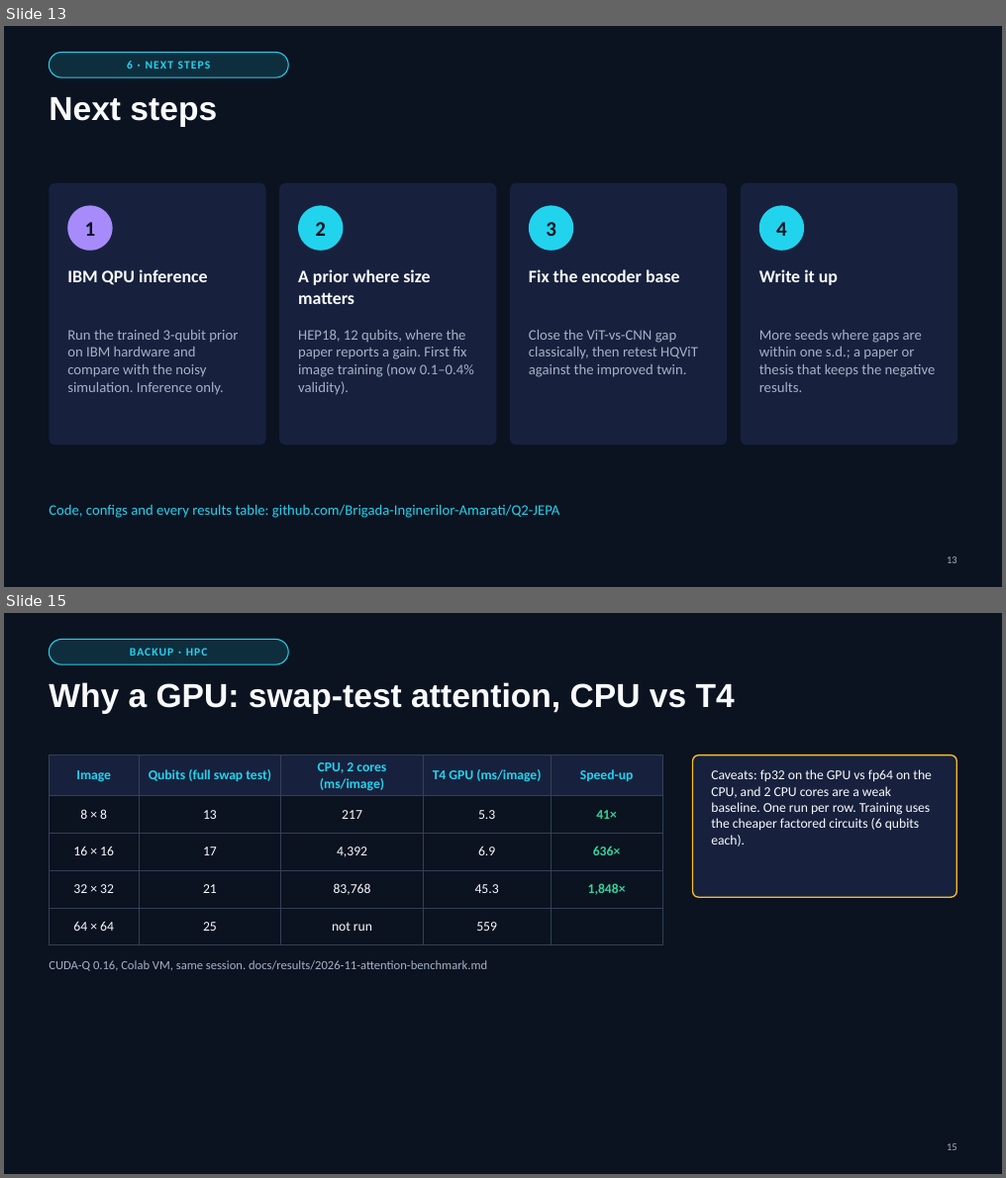
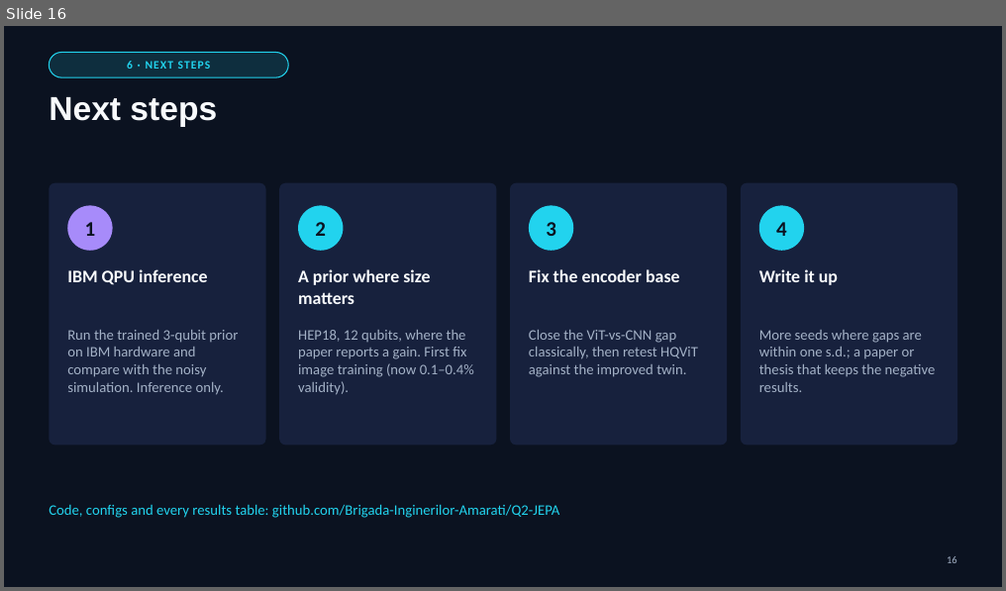
Before and after one commit to Brigada-Inginerilor-Amarati/Q2-JEPA, a slide deck: presentation/Q2-JEPA-demo-day.pptx. Shown one above the other, each under a label of ours: slides 13 and 15 before the commit, slide 16 after it; the slides between them are not shown. The pictures are 1006x1178 and 1006x591 pixels, drawn with LibreOffice and Linux fonts; fonts in the diff are those of the drawing. Boxes give left, top, right and bottom in pixels: in the first picture for what was removed or moved away, otherwise in the second. Text is boxed around its words. In the diff, an @@ line names an element or a change of style, - is before the commit and + after.

```diff
--- a/presentation/Q2-JEPA-demo-day.pptx
+++ b/presentation/Q2-JEPA-demo-day.pptx
@@ slide 15 removed at (4, 613, 1002, 1174), background #0B1220 @@
@@ rounded rectangle removed at (49, 639, 288, 664) @@
@@ text removed at (130, 648, 208, 656) @@
-BACKUP · HPC
@@ title removed at (49, 682, 735, 714) @@
-Why a GPU: swap-test attention, CPU vs T4
@@ table removed at (49, 756, 662, 935), 5 rows, 5 columns @@
-Image | Qubits (full swap test) | CPU, 2 cores (ms/image) | T4 GPU (ms/image) | Speed-up
-8 × 8 | 13 | 217 | 5.3 | 41×
-16 × 16 | 17 | 4,392 | 6.9 | 636×
-32 × 32 | 21 | 83,768 | 45.3 | 1,848×
-64 × 64 | 25 | not run | 559 | 
@@ rounded rectangle removed at (693, 756, 957, 897) @@
@@ text removed at (711, 769, 932, 847) @@
-Caveats: fp32 on the GPU vs fp64 on the CPU, and 2 CPU cores are a weak baseline. One run per row. Training uses the cheaper factored circuits (6 qubits each).
@@ text removed at (49, 960, 487, 971) @@
-CUDA-Q 0.16, Colab VM, same session. docs/results/2026-11-attention-benchmark.md
@@ page number removed at (946, 1144, 957, 1151) @@
-15
@@ what was slide 13 is now slide 16 @@
```
Also in this commit, not shown: 7 slides changed, 3 slides added.
